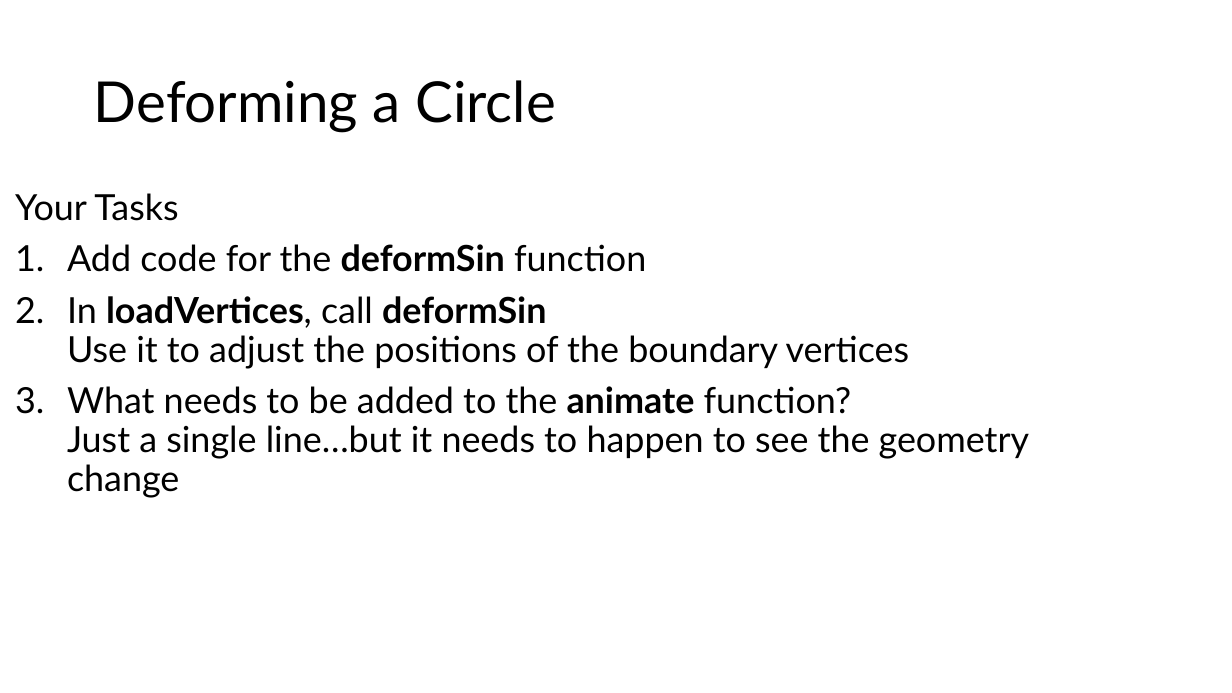
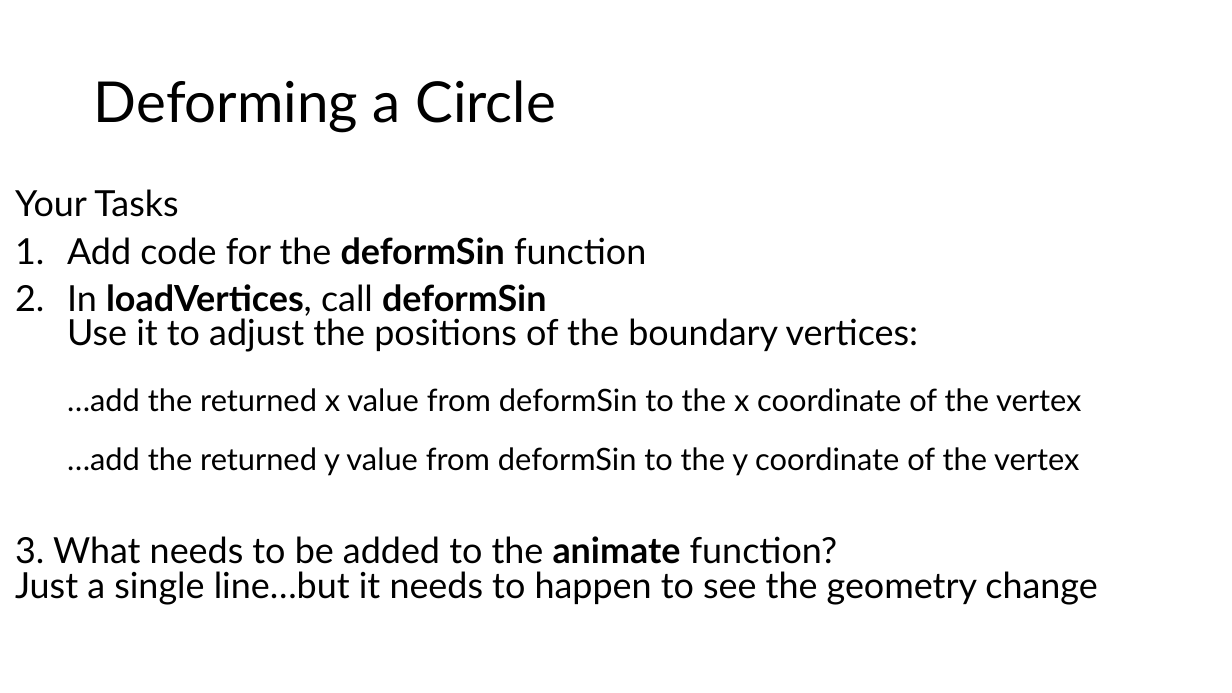
Before and after one commit to illinois-cs418/cs418CourseMaterial, a slide deck: slide 36 of Labs/CS418-Lab1-2019.pptx. Drawn at 1232x693 pixels with LibreOffice and Linux fonts; fonts in the diff are those of the drawing. Boxes give left, top, right and bottom in pixels: in the first picture for what was removed or moved away, otherwise in the second. Text is boxed around its words. In the diff, an @@ line names an element or a change of style, - is before the commit and + after.

```diff
--- a/Labs/CS418-Lab1-2019.pptx
+++ b/Labs/CS418-Lab1-2019.pptx
@@ text at [15, 189, 646, 265]: line spacing 0.9 to 0.8 @@
@@ text at [15, 284, 1097, 605]: text changed @@
-2. In loadVertices, call deformSin
-   Use it to adjust the positions of the boundary vertices
-3. What needs to be added to the animate function?
-   Just a single line…but it needs to happen to see the geometry change
+2. In loadVertices, call deformSin
+   Use it to adjust the positions of the boundary vertices:
+   …add the returned x value from deformSin to the x coordinate of the vertex
+   …add the returned y value from deformSin to the y coordinate of the vertex
+3. What needs to be added to the animate function?
+Just a single line…but it needs to happen to see the geometry change
```
Also in this commit, not shown: 1 other slide changed.
